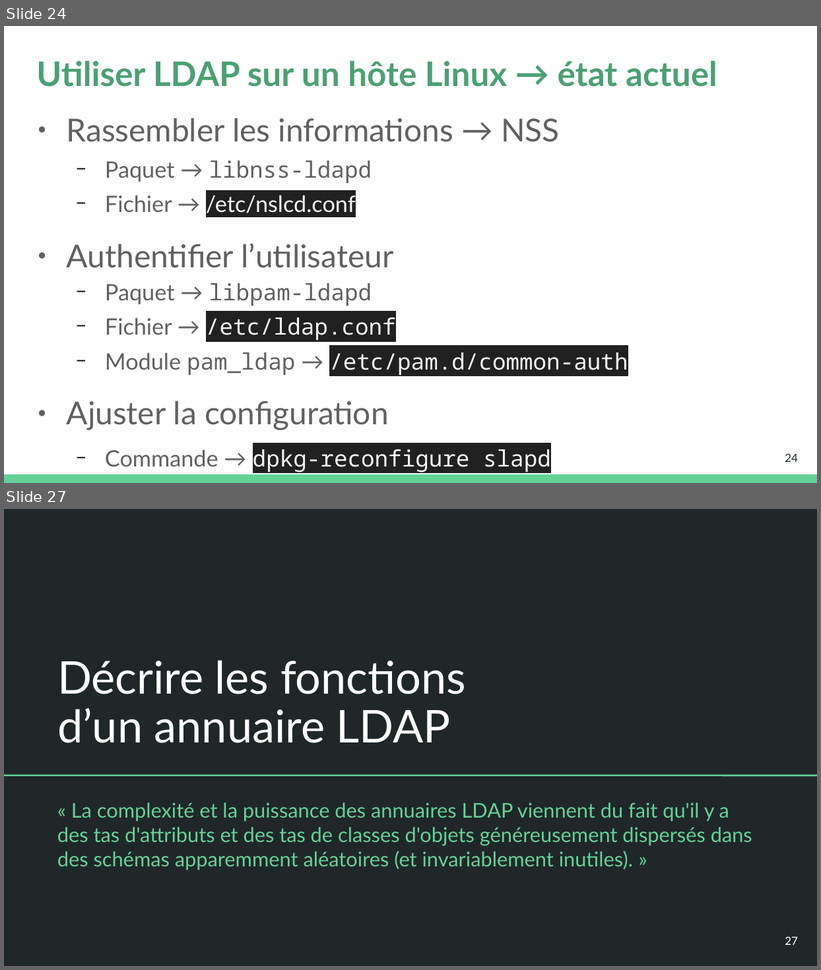
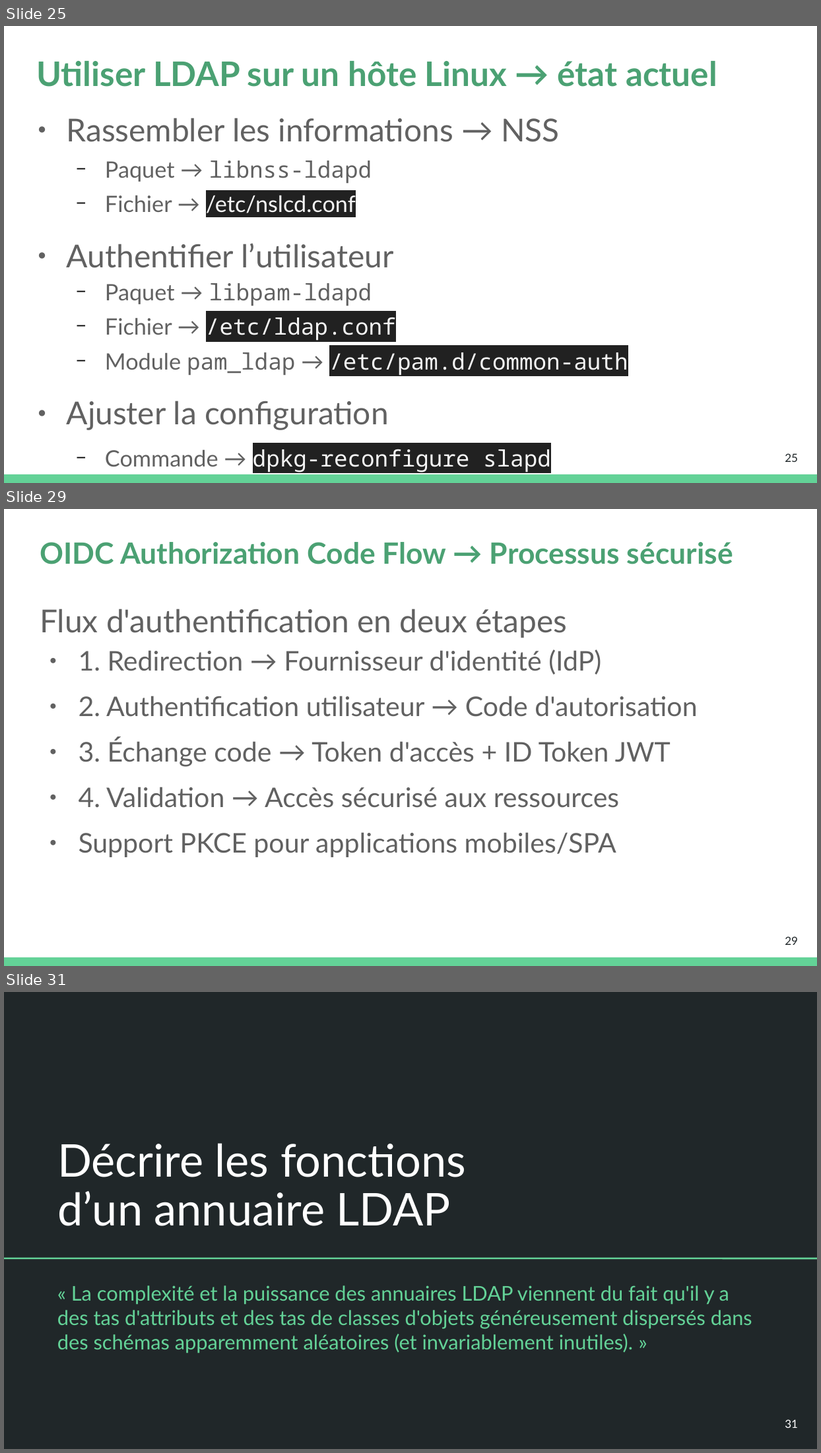
Before and after one commit to platu/inetdoc, a slide deck: presentations/asr-c3/c3-m1-asr.odp. Shown one above the other, each under a label of ours: slides 24 and 27 before the commit, slides 25, 29 and 31 after it; the slides between them are not shown. The pictures are 821x970 and 821x1453 pixels, drawn with LibreOffice and Linux fonts; fonts in the diff are those of the drawing. Boxes give left, top, right and bottom in pixels: in the first picture for what was removed or moved away, otherwise in the second. Text is boxed around its words. In the diff, an @@ line names an element or a change of style, - is before the commit and + after.

Commit message:
Révision des 3 supports de cours Admin Sys Réseaux
. Corrections typos
. Actualisation séance 3 avec ajout OIDC
. Version intermédiaire support TP iSCSI jusqu'à la section RAID 1

```diff
--- a/presentations/asr-c3/c3-m1-asr.odp
+++ b/presentations/asr-c3/c3-m1-asr.odp
@@ slide 29 added at (x1=4, y1=509, x2=817, y2=966), background #FFFFFF; not listed: 1 template element that a slide beside it also shows @@
@@ title added at (x1=40, y1=542, x2=733, y2=564), 26 pt, text #4BA173, bold @@
+OIDC Authorization Code Flow → Processus sécurisé
@@ text added at (x1=40, y1=609, x2=697, y2=857), 24 pt, text #616161 @@
+Flux d'authentification en deux étapes
+● 1. Redirection → Fournisseur d'identité (IdP)
+● 2. Authentification utilisateur → Code d'autorisation
+● 3. Échange code → Token d'accès + ID Token JWT
+● 4. Validation → Accès sécurisé aux ressources
+● Support PKCE pour applications mobiles/SPA
@@ page number added at (x1=785, y1=937, x2=798, y2=945), 10 pt, text #202729 @@
+29
@@ what was slide 24 is now slide 25 @@
@@ page number at (x1=785, y1=454, x2=798, y2=462): text changed @@
-24
+25
@@ what was slide 27 is now slide 31 @@
@@ page number at (x1=785, y1=1420, x2=798, y2=1428): text changed @@
-27
+31
```
Also in this commit, not shown: 6 slides changed, 3 other slides added, 3 other files.
